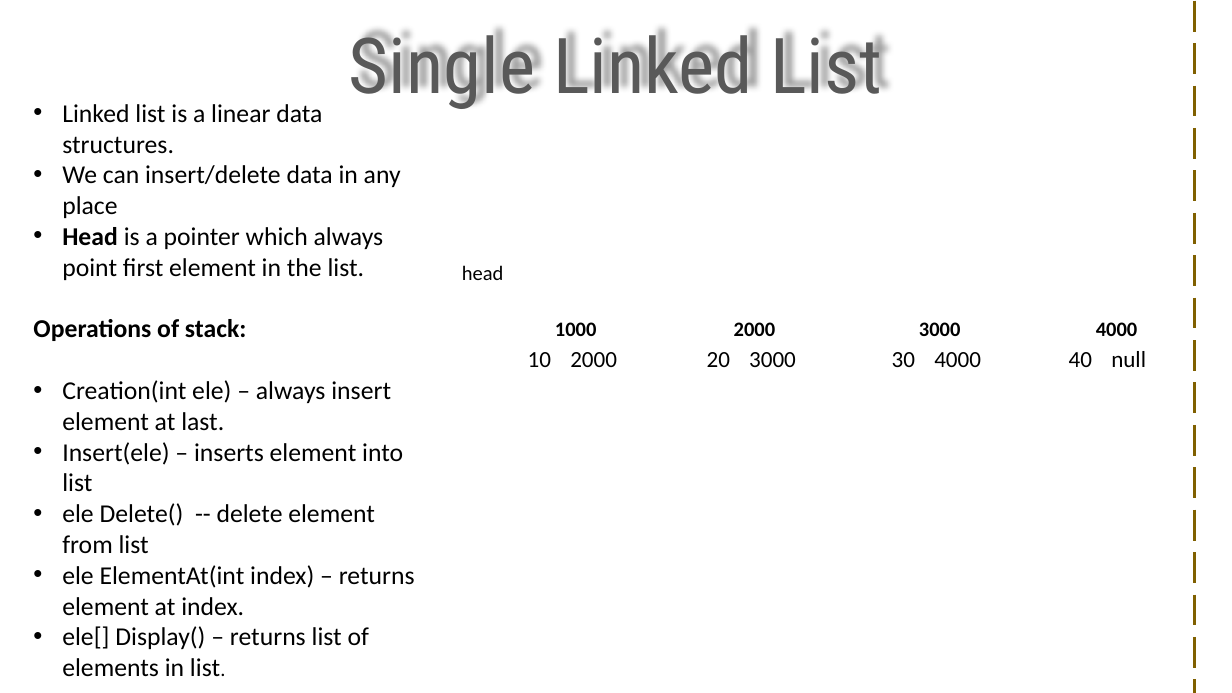
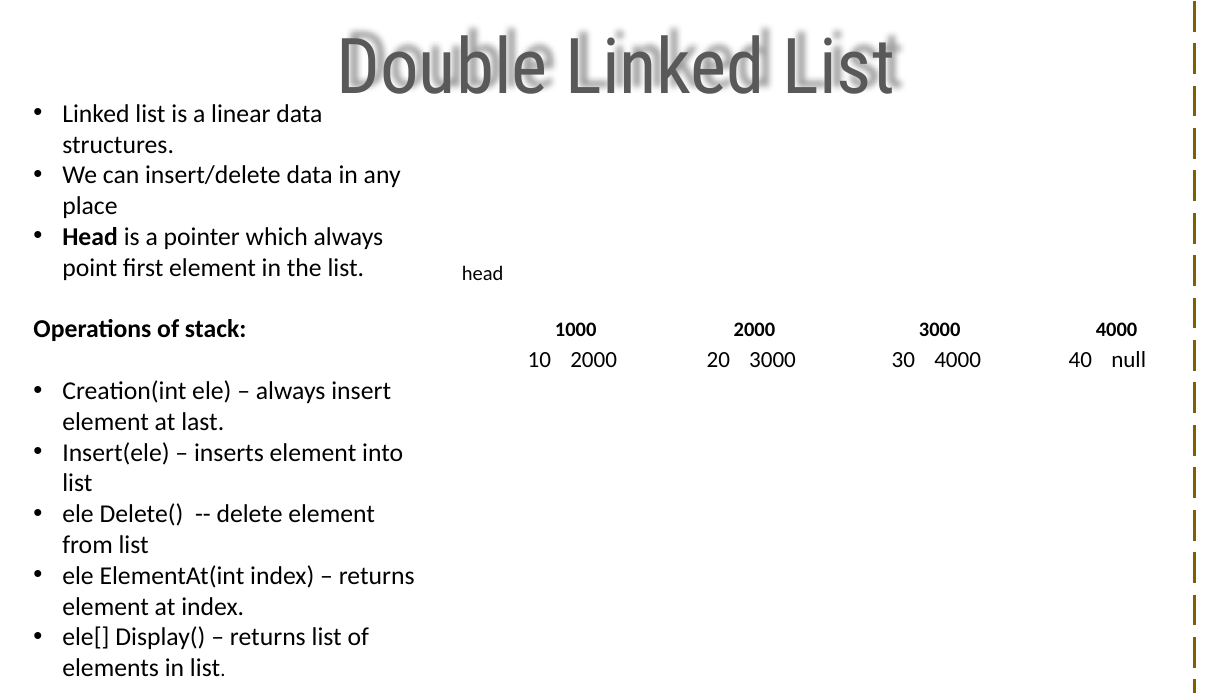
Before and after one commit to visweswarpenti/Trainings, a slide deck: slide 1 of Data Structures using C#/data-structures-using-.net-core-csharp/Linked List/Double Linked List/Double Linked List.pptx. Drawn at 1232x693 pixels with LibreOffice and Linux fonts; fonts in the diff are those of the drawing; background and template pictures are left out. Boxes give left, top, right and bottom in pixels: in the first picture for what was removed or moved away, otherwise in the second. Text is boxed around its words. In the diff, an @@ line names an element or a change of style, - is before the commit and + after.

Commit message:
double linked list changes : VP

```diff
--- a/Data Structures using C#/data-structures-using-.net-core-csharp/Linked List/Double Linked List/Double Linked List.pptx
+++ b/Data Structures using C#/data-structures-using-.net-core-csharp/Linked List/Double Linked List/Double Linked List.pptx
@@ text at (336, 32, 895, 94): text changed @@
-Single Linked List
+Double Linked List
```
Also in this commit, not shown: 9 other slides changed.
